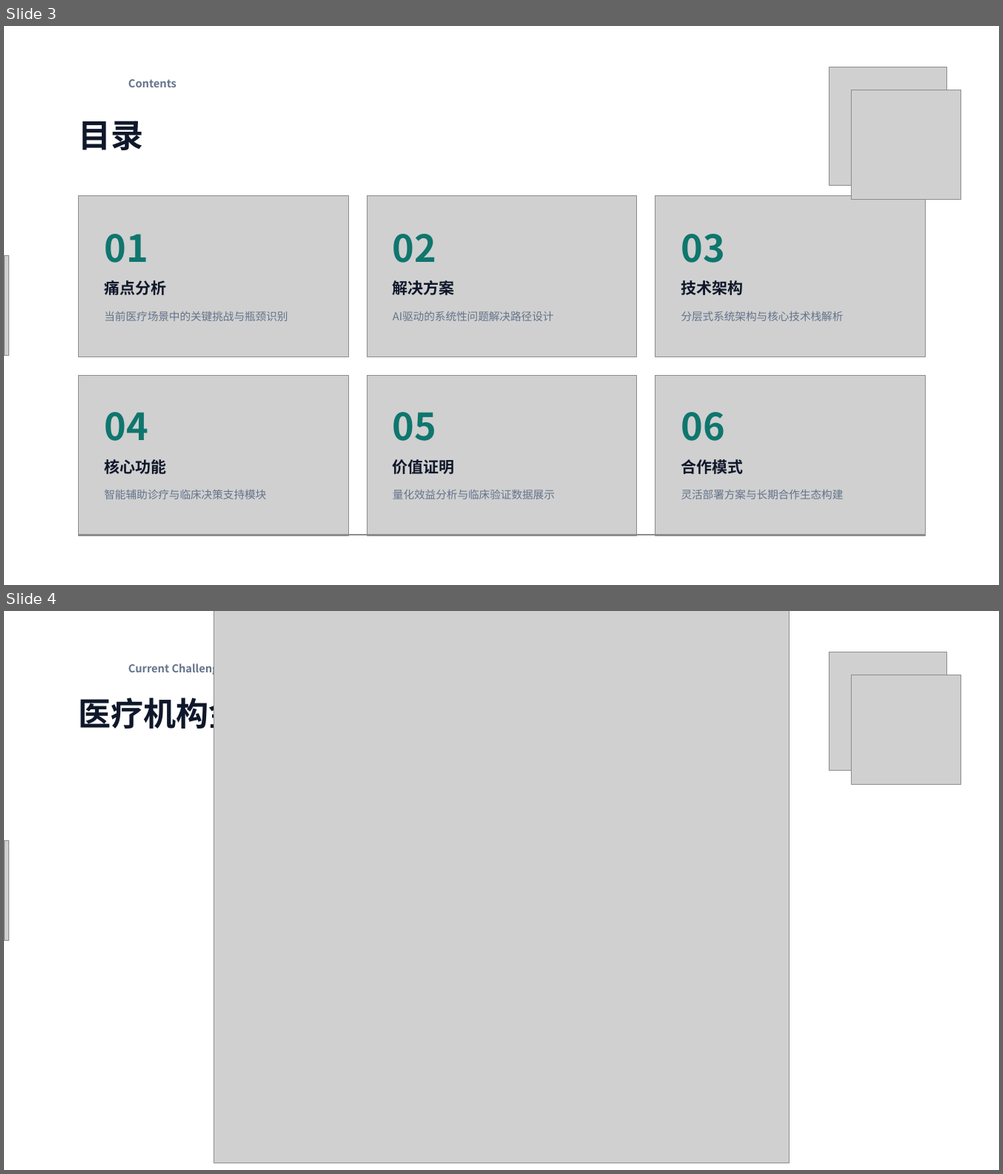
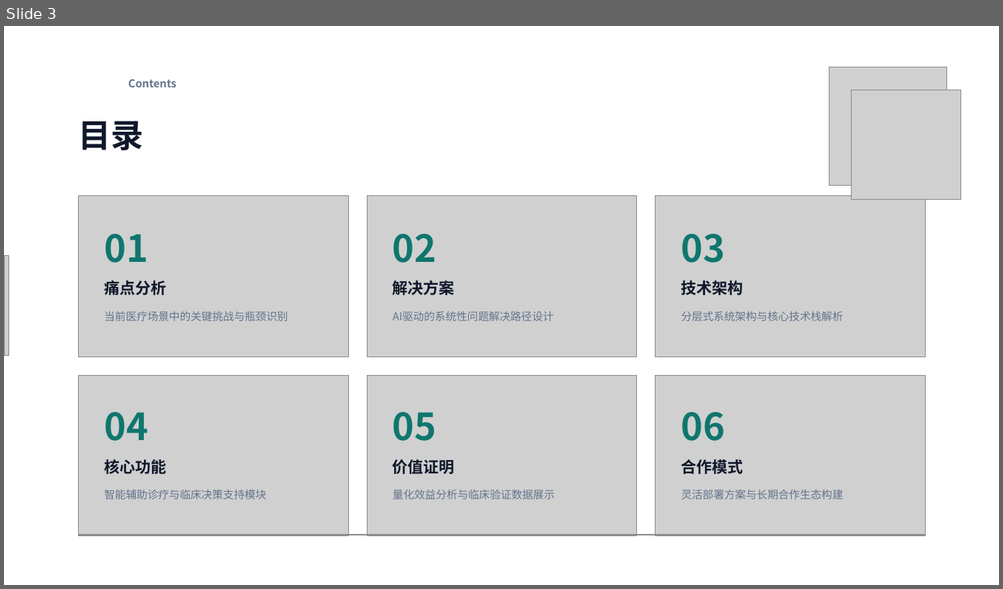
Before and after one commit to liuzh2008/med_ai_assistant_workspace, a slide deck: 项目相关/宣发/医疗AI助手系统介绍 20260416.pptx. Shown one above the other, each under a label of ours: slides 3 and 4 before the commit, slide 3 after it. The pictures are 1003x1174 and 1003x589 pixels, drawn with LibreOffice and Linux fonts; fonts in the diff are those of the drawing; grey boxes stand for pictures; background and template pictures are left out. Boxes give left, top, right and bottom in pixels: in the first picture for what was removed or moved away, otherwise in the second. Text is boxed around its words. In the diff, an @@ line names an element or a change of style, - is before the commit and + after.

```diff
--- a/项目相关/宣发/医疗AI助手系统介绍 20260416.pptx
+++ b/项目相关/宣发/医疗AI助手系统介绍 20260416.pptx
@@ slide 4 removed at (x1=4, y1=611, x2=999, y2=1170), background picture (left out) @@
@@ picture removed at (x1=213, y1=611, x2=789, y2=1163) @@
@@ picture removed at (x1=828, y1=652, x2=946, y2=770) @@
@@ text removed at (x1=128, y1=662, x2=230, y2=676) @@
-Current Challenges
@@ picture removed at (x1=851, y1=675, x2=961, y2=784) @@
@@ text removed at (x1=79, y1=693, x2=307, y2=735) @@
-医疗机构金字塔
@@ picture removed at (x1=4, y1=841, x2=8, y2=940) @@
```
Also in this commit, not shown: 1 slide added, 1 other file.
